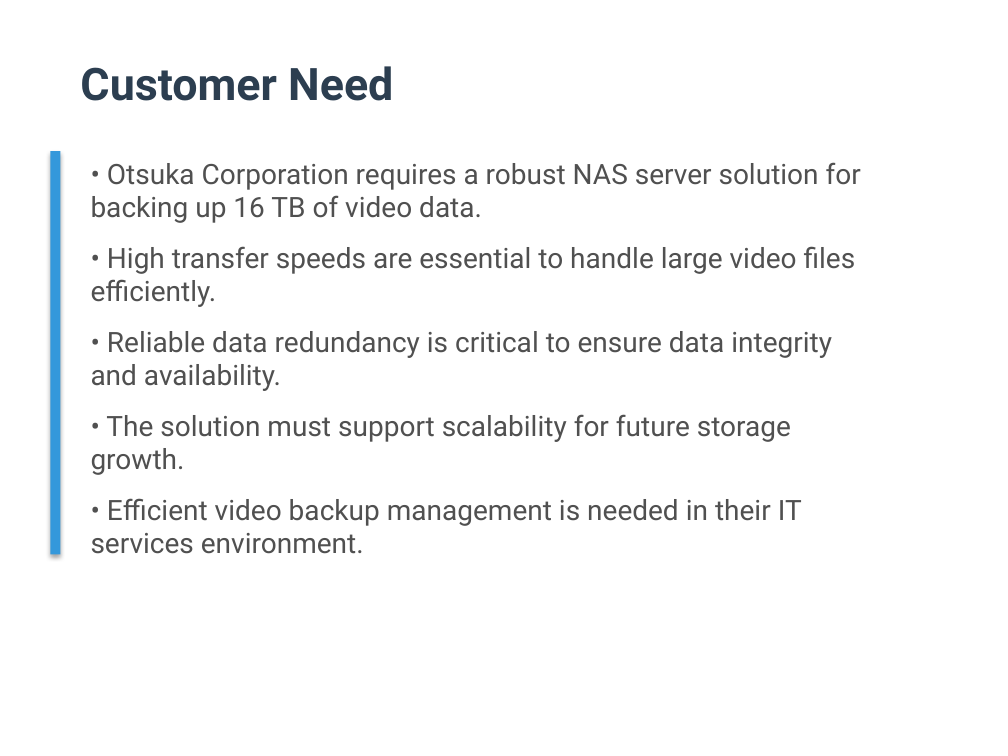
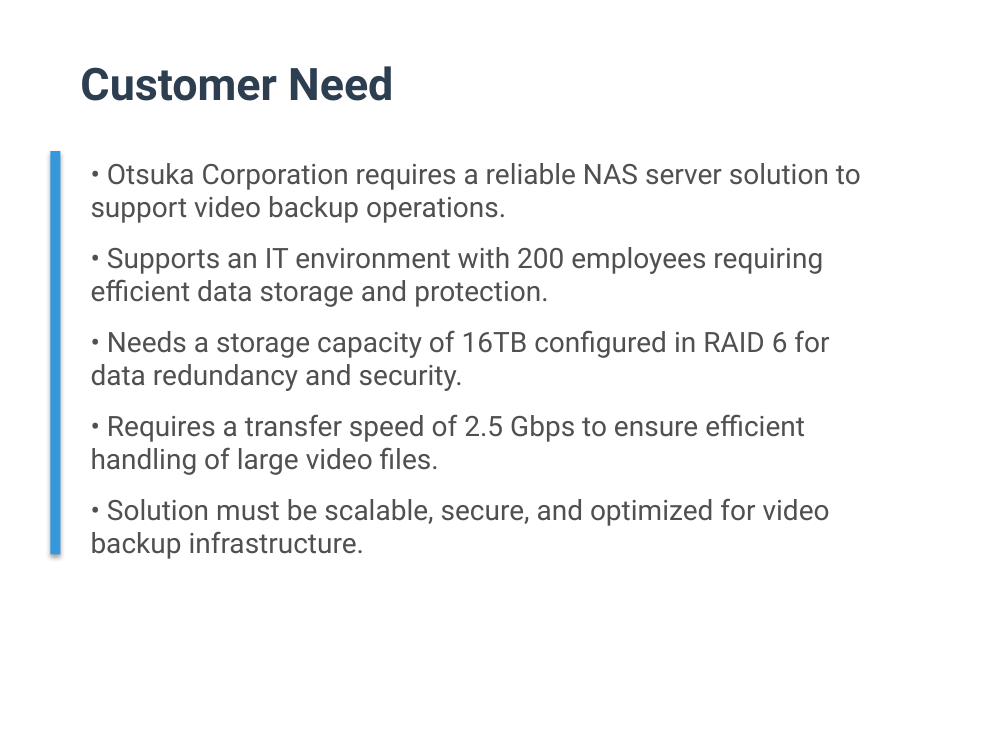
Before and after one commit to TejasGupta-27/b2b-sales-backend, a slide deck: slide 2 of Data/pitch_decks/pitch_deck_001.pptx. Drawn at 1008x756 pixels with LibreOffice and Linux fonts; fonts in the diff are those of the drawing. Boxes give left, top, right and bottom in pixels: in the first picture for what was removed or moved away, otherwise in the second. Text is boxed around its words. In the diff, an @@ line names an element or a change of style, - is before the commit and + after.

```diff
--- a/Data/pitch_decks/pitch_deck_001.pptx
+++ b/Data/pitch_decks/pitch_deck_001.pptx
@@ text at [91,163,861,559]: text changed @@
-• Otsuka Corporation requires a robust NAS server solution for backing up 16 TB of video data.
-• High transfer speeds are essential to handle large video files efficiently.
-• Reliable data redundancy is critical to ensure data integrity and availability.
-• The solution must support scalability for future storage growth.
-• Efficient video backup management is needed in their IT services environment.
+• Otsuka Corporation requires a reliable NAS server solution to support video backup operations.
+• Supports an IT environment with 200 employees requiring efficient data storage and protection.
+• Needs a storage capacity of 16TB configured in RAID 6 for data redundancy and security.
+• Requires a transfer speed of 2.5 Gbps to ensure efficient handling of large video files.
+• Solution must be scalable, secure, and optimized for video backup infrastructure.
```
Also in this commit, not shown: 8 other slides changed, 10 other files.
